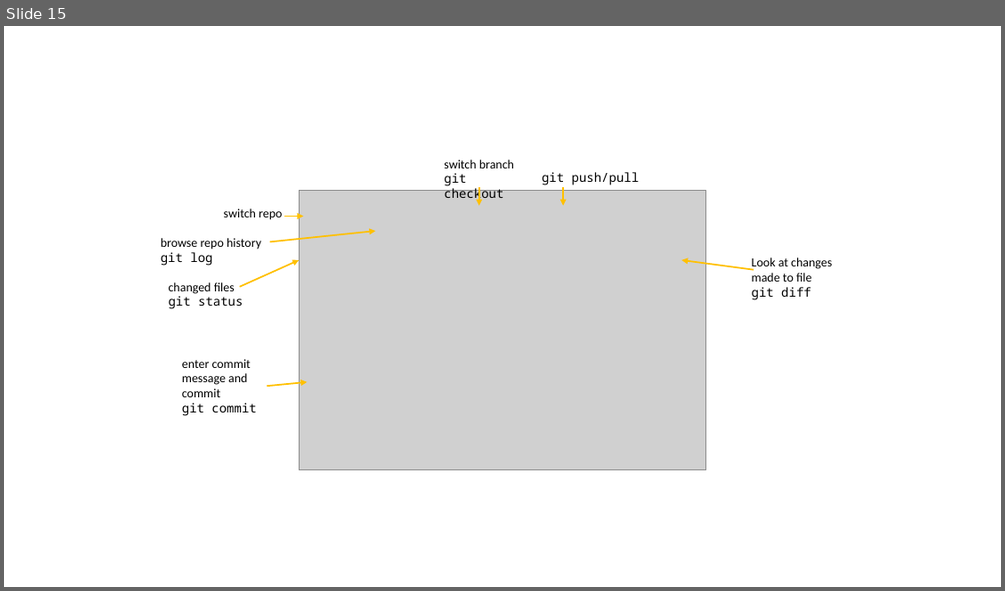
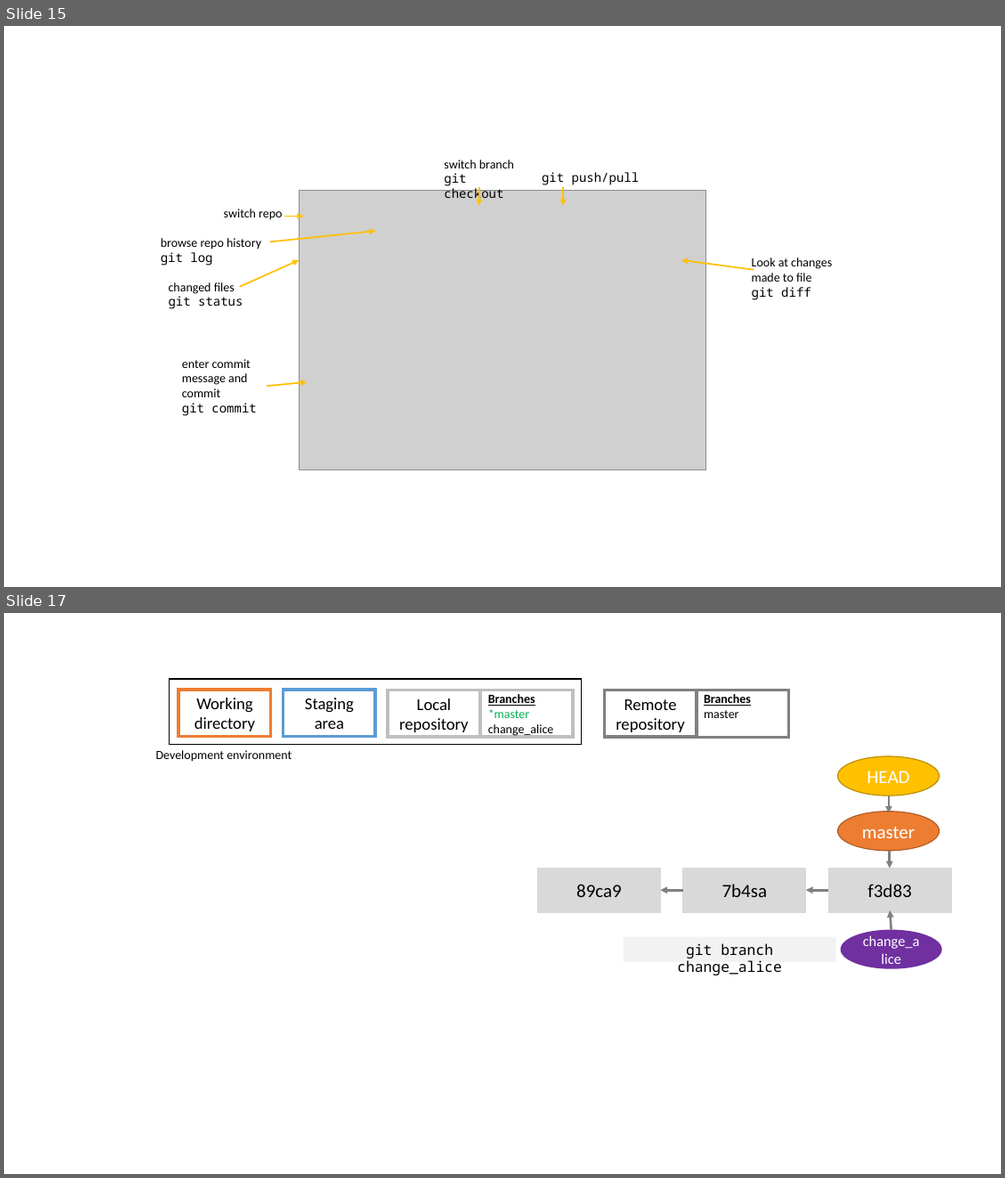
Before and after one commit to selinaZitrone/get-started-with-git, a slide deck: slides/img/images.pptx. Shown one above the other, each under a label of ours: slide 15 before the commit, slides 15 and 17 after it; the slides between them are not shown. The pictures are 1005x591 and 1005x1178 pixels, drawn with LibreOffice and Linux fonts; fonts in the diff are those of the drawing; grey boxes stand for pictures. Boxes give left, top, right and bottom in pixels: in the first picture for what was removed or moved away, otherwise in the second. Text is boxed around its words. In the diff, an @@ line names an element or a change of style, - is before the commit and + after.

Commit message:
Branching figures

```diff
--- a/slides/img/images.pptx
+++ b/slides/img/images.pptx
@@ slide 17 added at bbox=[4, 613, 1001, 1174], background #FFFFFF @@
@@ group added at bbox=[156, 679, 788, 762]: 7 rectangles, 1 text @@
+Development environment
+Working directory
+Staging area
+Local repository
+Branches
+*master
+change_alice
+Remote repository
+Branches
+master
@@ group added at bbox=[538, 756, 952, 969]: 5 arrows, 4 rectangles, 3 ellipses @@
+89ca9
+7b4sa
+f3d83
+master
+HEAD
+change_alice
+git branch change_alice
```
Also in this commit, not shown: 7 other slides added, 36 other files.
